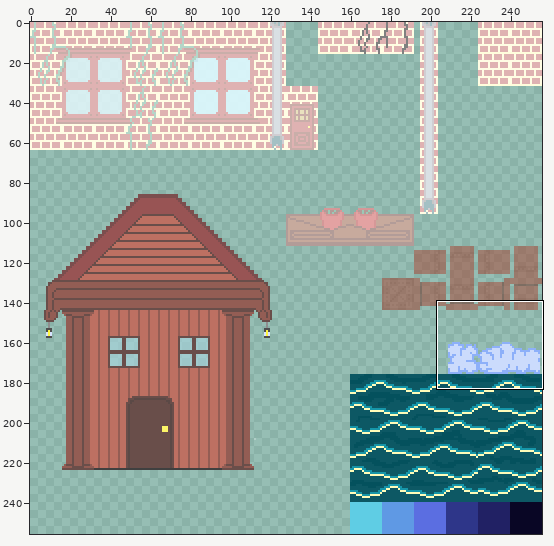
Sprite sheet: assets/sprites/Sprite-0001.png. The picture above shows the old version from afar; the outline marks the close-up.
Close-up. Old version:
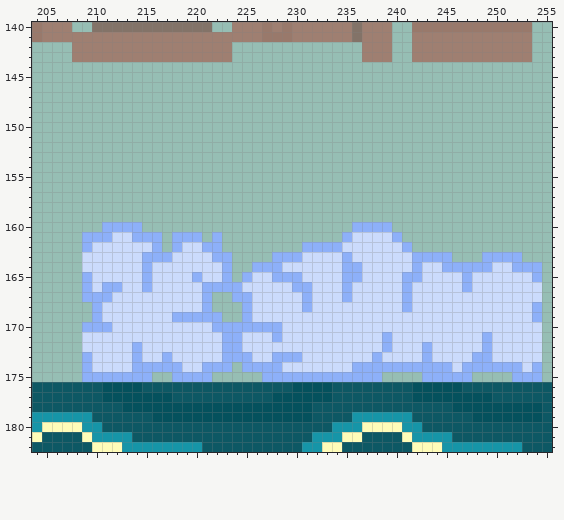
The file is 256x256 pixels. Colours within 5 levels of each other are drawn and written as one. Shown: x 204..255, y 140..182.
And afterwards:
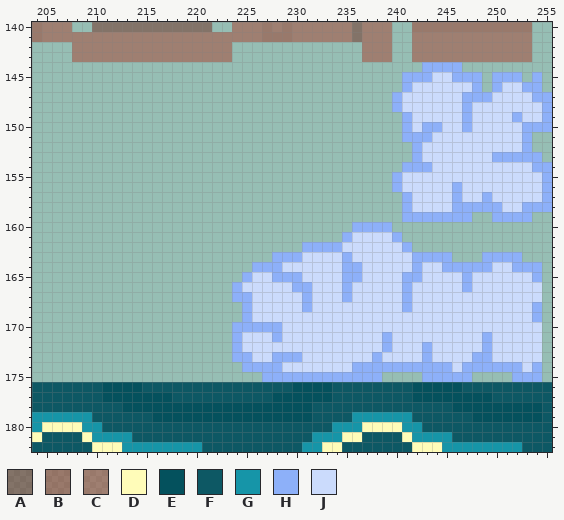
Palette (. is transparent): A #70281c80  B #9b342280  C #a8412e80  D #fffcb9  E #04515d  F #0d5864  G #1695a8  H #8db0f9  J #cbdbfc
Change:
The edit adds colour H in row 144 at x 243 to 246; in row 145 at x 241 to 243, 246 to 248, 250 to 252 and 254; in row 146 at x 241, 248, 250 and 253 to 254; in row 147 at x 240, 247 to 249 and 254 to 255; in row 148 at x 240, 247 and 255; in row 149 at x 241, 247, 252 and 255.
The edit adds colour H in row 150 at x 241, 243 to 244, 247 and 253 to 255; in row 151 at x 241 to 243 and 253; in row 152 at x 242 and 253; in row 153 at x 242 and 250 to 254; in row 154 at x 241 to 243 and 254 to 255; in row 155 at x 240 and 255.
The edit adds colour H in row 156 at x 240, 246 and 255; in row 157 at x 241, 246, 249 and 255; in row 158 at x 241, 246 to 250 and 253 to 255; in row 159 at x 241 to 247 and 250 to 253.
The edit adds colour J in row 145 at x 244 to 245; in row 146 at x 242 to 247 and 251 to 252; in row 147 at x 241 to 246 and 250 to 253; in row 148 at x 241 to 246 and 248 to 254; in row 149 at x 242 to 246, 248 to 251 and 253 to 254; in row 150 at x 242, 245 to 246 and 248 to 252.
The edit adds colour J in row 151 at x 244 to 252; in row 152 at x 243 to 252; in row 153 at x 243 to 249; in row 154 at x 244 to 253; in row 155 at x 241 to 254; in row 156 at x 241 to 245 and 247 to 254.
The edit adds colour J in row 157 at x 242 to 245, 247 to 248 and 250 to 254; in row 158 at x 242 to 245 and 251 to 252.
Colour H is gone in row 160 at x 211 to 214; in row 161 at x 209 to 211, 214 to 216, 218 to 220 and 222; in row 162 at x 209, 216, 218 and 221 to 222; in row 163 at x 215 to 217 and 222 to 223; in row 164 at x 215 and 223; in row 165 at x 209, 215, 220 and 223.
Colour H is gone in row 166 at x 209, 211 to 212, 215 and 221 to 223; in row 167 at x 209 to 211 and 221; in row 168 at x 210 and 221; in row 169 at x 210 and 218 to 222; in row 170 at x 209 to 211 and 222 to 223; in row 171 at x 223.
Colour H is gone in row 172 at x 214 and 223; in row 173 at x 209, 214, 217 and 223; in row 174 at x 209, 214 to 218 and 221 to 223; in row 175 at x 209 to 215 and 218 to 221.
Colour J is gone in row 161 at x 212 to 213; in row 162 at x 210 to 215 and 219 to 220; in row 163 at x 209 to 214 and 218 to 221; in row 164 at x 209 to 214 and 216 to 222; in row 165 at x 210 to 214, 216 to 219 and 221 to 222; in row 166 at x 210, 213 to 214 and 216 to 220.
Colour J is gone in row 167 at x 212 to 220; in row 168 at x 211 to 220; in row 169 at x 211 to 217; in row 170 at x 212 to 221; in row 171 at x 209 to 222; in row 172 at x 209 to 213 and 215 to 222.
Colour J is gone in row 173 at x 210 to 213, 215 to 216 and 218 to 222; in row 174 at x 210 to 213 and 219 to 220.
Pixel boxes of the changes (left, top, right, bottom) in both close-ups:
added: (392, 62, 552, 222)
erased: (82, 222, 232, 382)
